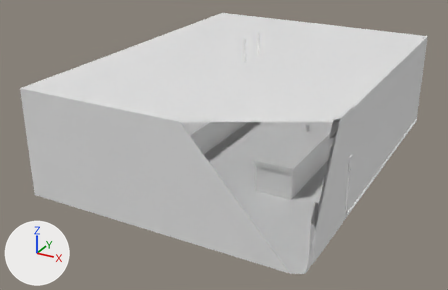
The glTF model assets/models/scene.glb as it was, and as the next commit left it.
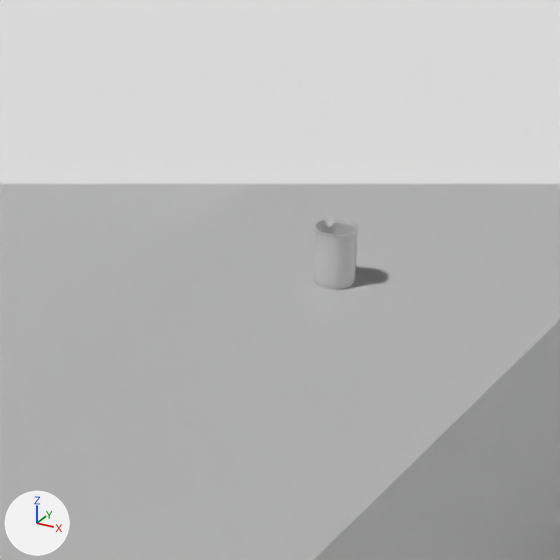
The first picture shows the older version from a camera (50 mm lens) standing at (7.91, -16.09, 8.14) and looking at (-0.44, -0.91, 0.55). The close-ups show both versions on the part from 62% to 73% of the width and 36% to 54% of the height of that picture; other places that the commit changed are outside them. The lights are fixed; the arrows at lower left show +X, +Y and +Z. Everything nearer to the camera than a plane just in front of the edit is cut away. Where no turn or scale is listed for an object, it has been applied to the vertices.

Objects in the first close-up: 'Beaker.003', 'Room', 'Table2', 'Table2 Top'.
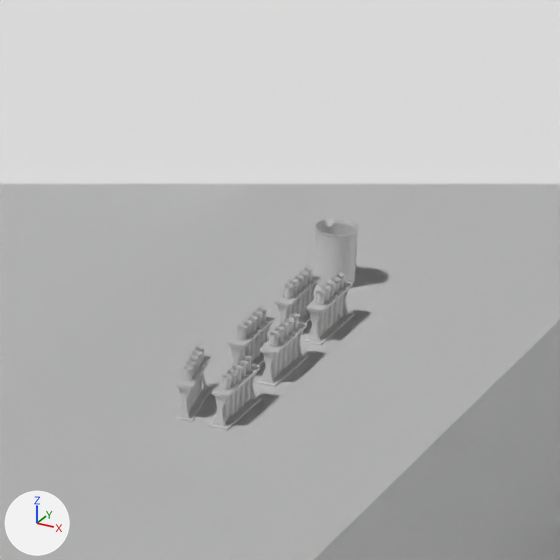
Boxes (x1, y1, x2, y2) around the edits, measured in the close-ups (560 x 560 px):
'Testtube Rack.004', added: after (207, 364, 261, 431)
'Testtube Rack.002', added: after (256, 322, 308, 387)
'Testtube Rack', added: after (302, 281, 353, 345)
'Testtubes.004', added: after (221, 356, 252, 421)
'Testtube Rack.005', added: after (172, 354, 212, 422)
'Testtubes.002', added: after (269, 313, 300, 378)
'Testtubes', added: after (316, 273, 345, 336)
'Testtubes.003', added: after (237, 307, 267, 362)
'Testtubes.001', added: after (284, 267, 313, 320)
'Testtubes.005', added: after (183, 346, 205, 412)
'Testtube Rack.003', added: after (225, 315, 275, 374)
'Testtube Rack.001', added: after (273, 274, 321, 331)

The change, as a list of edits to the scene's bpy script:
```text
Add me_cylinder_031:
    me_cylinder_031.from_pydata(...)  # 1600 vertices, 2880 faces; spans x -0.027..0.027, y -0.085..0.086, z -0.007..0.125
Add me_cylinder_030:
    me_cylinder_030.from_pydata(...)  # 440 vertices, 900 faces; spans x -0.049..0.049, y -0.124..0.124, z -0.015..0.09
Add me_cylinder_029:
    me_cylinder_029.from_pydata(...)  # 1600 vertices, 2880 faces; spans x -0.014..0.014, y -0.086..0.087, z -0.007..0.125
Add me_cylinder_028:
    me_cylinder_028.from_pydata(...)  # 440 vertices, 900 faces; spans x -0.028..0.028, y -0.121..0.121, z -0.015..0.09
Add ob_testtubes_005:
    ob_testtubes_005 = bpy.data.objects.new('Testtubes.005', me_cylinder_031)
    ob_testtubes_005.location = (1.709, -0.627, 0.982)
Add ob_testtube_rack_005:
    ob_testtube_rack_005 = bpy.data.objects.new('Testtube Rack.005', me_cylinder_030)
    ob_testtube_rack_005.location = (1.709, -0.627, 0.982)
Add ob_testtubes_004:
    ob_testtubes_004 = bpy.data.objects.new('Testtubes.004', me_cylinder_029)
    ob_testtubes_004.location = (1.835, -0.628, 0.982)
Add ob_testtube_rack_004:
    ob_testtube_rack_004 = bpy.data.objects.new('Testtube Rack.004', me_cylinder_028)
    ob_testtube_rack_004.location = (1.835, -0.628, 0.982)
Add ob_testtubes_003:
    ob_testtubes_003 = bpy.data.objects.new('Testtubes.003', me_cylinder_029.copy())
    ob_testtubes_003.location = (1.739, -0.289, 0.982)
Add ob_testtube_rack_003:
    ob_testtube_rack_003 = bpy.data.objects.new('Testtube Rack.003', me_cylinder_028.copy())
    ob_testtube_rack_003.location = (1.739, -0.289, 0.982)
Add ob_testtubes_002:
    ob_testtubes_002 = bpy.data.objects.new('Testtubes.002', me_cylinder_029.copy())
    ob_testtubes_002.location = (1.835, -0.289, 0.982)
Add ob_testtube_rack_002:
    ob_testtube_rack_002 = bpy.data.objects.new('Testtube Rack.002', me_cylinder_028.copy())
    ob_testtube_rack_002.location = (1.835, -0.289, 0.982)
Add ob_testtubes_001:
    ob_testtubes_001 = bpy.data.objects.new('Testtubes.001', me_cylinder_029.copy())
    ob_testtubes_001.location = (1.739, 0.048, 0.982)
Add ob_testtube_rack_001:
    ob_testtube_rack_001 = bpy.data.objects.new('Testtube Rack.001', me_cylinder_028.copy())
    ob_testtube_rack_001.location = (1.739, 0.048, 0.982)
Add ob_testtubes:
    ob_testtubes = bpy.data.objects.new('Testtubes', me_cylinder_029.copy())
    ob_testtubes.location = (1.835, 0.048, 0.982)
Add ob_testtube_rack:
    ob_testtube_rack = bpy.data.objects.new('Testtube Rack', me_cylinder_028.copy())
    ob_testtube_rack.location = (1.835, 0.048, 0.982)
```
